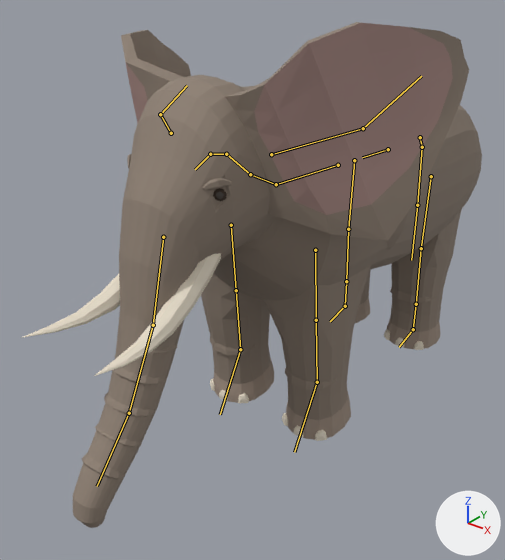
Two versions of the glTF model creatures/experiments/boxmodel/abc/t7x/zoo/elephant/stage4/elephant.glb, one commit apart.
Camera for both pictures: a 50 mm camera at (2.95, -4.28, 3.57) aimed at (-0.15, -0.4, 1.17). The lights are fixed; the arrows at lower right show +X, +Y and +Z. The older version comes first. Both versions are drawn at frame 10 of the action 'attack'; the numbers are the values there. The bones that change, and the others that lie on the model, are drawn over the model as lines.

Objects in the first picture: 'body', 'piece_brow', 'piece_eye', 'piece_fold_knee', 'piece_fold_trunk', 'piece_nails', 'piece_tusk_L', 'piece_tusk_R' and 1 more.
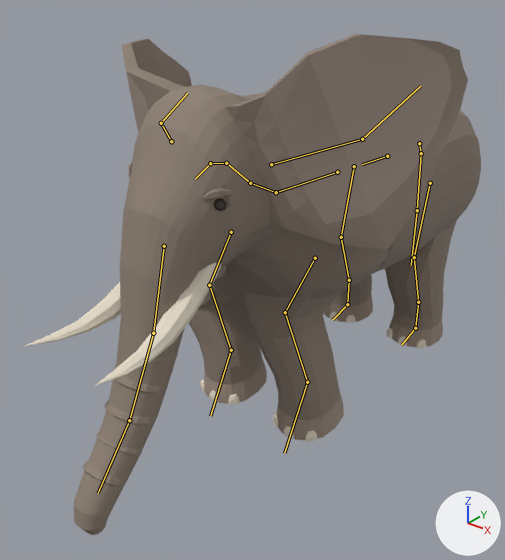
Boxes [x1, y1, x2, y2] around the edits, measured in the pictures (505 x 560 px):
```json
{"object": "body", "change": "posed", "before": [73, 22, 482, 528], "after": [74, 34, 481, 535]}
{"object": "piece_tusk_L", "change": "posed", "before": [94, 253, 221, 376], "after": [95, 262, 221, 386]}
{"object": "piece_fold_trunk", "change": "posed", "before": [82, 344, 177, 479], "after": [83, 352, 178, 486]}
{"object": "piece_tusk_R", "change": "posed", "before": [21, 274, 120, 338], "after": [23, 282, 121, 347]}
{"object": "piece_nails", "change": "posed", "before": [210, 329, 424, 441], "after": [200, 311, 426, 442]}
{"object": "piece_fold_knee", "change": "no longer drawn", "before": [210, 287, 435, 390]}
{"object": "piece_brow", "change": "posed", "before": [127, 154, 232, 191], "after": [128, 163, 233, 201]}
{"object": "piece_lip", "change": "now drawn", "after": [215, 265, 226, 280], "on screen": "mostly hidden"}
{"bone": "hips", "before": "(388, 149) to (362, 157)", "after": "(387, 156) to (362, 164)"}
{"bone": "upperarm.L", "before": "(315, 250) to (316, 320)", "after": "(315, 258) to (285, 312)"}
{"bone": "forearm.L", "before": "(316, 320) to (317, 382)", "after": "(285, 312) to (307, 382)"}
{"bone": "hand.L", "before": "(317, 382) to (294, 452)", "after": "(307, 382) to (284, 453)"}
{"bone": "upperarm.R", "before": "(231, 225) to (236, 290)", "after": "(231, 232) to (209, 285)"}
{"bone": "forearm.R", "before": "(236, 290) to (240, 349)", "after": "(209, 285) to (231, 350)"}
{"bone": "hand.R", "before": "(240, 349) to (220, 414)", "after": "(231, 350) to (210, 416)"}
{"bone": "thigh.L", "before": "(431, 176) to (421, 248)", "after": "(430, 183) to (414, 257)"}
{"bone": "shin.L", "before": "(421, 248) to (416, 304)", "after": "(414, 257) to (418, 302)"}
{"bone": "foot.L", "before": "(416, 304) to (413, 329)", "after": "(418, 302) to (415, 328)"}
{"bone": "thigh.R", "before": "(354, 160) to (348, 229)", "after": "(354, 166) to (341, 237)"}
{"bone": "shin.R", "before": "(348, 229) to (346, 281)", "after": "(341, 237) to (349, 280)"}
{"bone": "foot.R", "before": "(346, 281) to (345, 306)", "after": "(349, 280) to (347, 304)"}
```

The change, as JSON lines over the scene's bpy script:
```json
{"block": "bone_hips", "where": "bone_hips = bpy.data.objects['rig'].pose.bones['hips']"}
{"op": "set", "path": "bone_hips.location", "old": "(0.0, 0.06, 0.0)", "new": "(0.0, 0.056, -0.061)"}
{"block": "bone_upperarm_l", "where": "bone_upperarm_l = bpy.data.objects['rig'].pose.bones['upperarm.L']  # child of 'chest'"}
{"op": "set", "path": "bone_upperarm_l.rotation_quaternion", "old": "(0.998, -0.07, 0.0, 0.0)", "new": "(0.975, -0.03, -0.009, -0.22)", "note": "degrees (-8, 0, 0) -> degrees (-3, -2, -25)"}
{"block": "bone_forearm_l", "where": "bone_forearm_l = bpy.data.objects['rig'].pose.bones['forearm.L']  # child of 'upperarm.L'"}
{"op": "set", "path": "bone_forearm_l.rotation_quaternion", "old": "(1.0, 0.0, 0.0, 0.0)", "new": "(0.914, 0.002, 0.0, 0.405)", "note": "degrees (0, 0, 0) -> degrees (0, 0, 48)"}
{"block": "bone_hand_l", "where": "bone_hand_l = bpy.data.objects['rig'].pose.bones['hand.L']  # child of 'forearm.L'"}
{"op": "set", "path": "bone_hand_l.rotation_quaternion", "old": "(1.0, 0.0, 0.0, 0.0)", "new": "(0.98, -0.04, -0.099, -0.167)", "note": "degrees (0, 0, 0) -> degrees (-3, -12, -19)"}
{"block": "bone_upperarm_r", "where": "bone_upperarm_r = bpy.data.objects['rig'].pose.bones['upperarm.R']  # child of 'chest'"}
{"op": "set", "path": "bone_upperarm_r.rotation_quaternion", "old": "(0.998, -0.07, 0.0, 0.0)", "new": "(0.977, -0.03, -0.009, -0.212)", "note": "degrees (-8, 0, 0) -> degrees (-3, -2, -24)"}
{"block": "bone_forearm_r", "where": "bone_forearm_r = bpy.data.objects['rig'].pose.bones['forearm.R']  # child of 'upperarm.R'"}
{"op": "set", "path": "bone_forearm_r.rotation_quaternion", "old": "(1.0, 0.0, 0.0, 0.0)", "new": "(0.92, 0.002, 0.0, 0.392)", "note": "degrees (0, 0, 0) -> degrees (0, 0, 46)"}
{"block": "bone_hand_r", "where": "bone_hand_r = bpy.data.objects['rig'].pose.bones['hand.R']  # child of 'forearm.R'"}
{"op": "set", "path": "bone_hand_r.rotation_quaternion", "old": "(1.0, 0.0, 0.0, 0.0)", "new": "(0.981, -0.04, -0.096, -0.162)", "note": "degrees (0, 0, 0) -> degrees (-3, -12, -19)"}
{"block": "bone_thigh_l", "where": "bone_thigh_l = bpy.data.objects['rig'].pose.bones['thigh.L']  # child of 'hips'"}
{"op": "set", "path": "bone_thigh_l.rotation_quaternion", "old": "(1.0, 0.0, 0.0, 0.0)", "new": "(0.995, 0.098, 0.0, 0.0)", "note": "degrees (0, 0, 0) -> degrees (11, 0, 0)"}
{"block": "bone_shin_l", "where": "bone_shin_l = bpy.data.objects['rig'].pose.bones['shin.L']  # child of 'thigh.L'"}
{"op": "set", "path": "bone_shin_l.rotation_quaternion", "old": "(1.0, 0.0, 0.0, 0.0)", "new": "(0.967, -0.254, 0.0, 0.0)", "note": "degrees (0, 0, 0) -> degrees (-29, 0, 0)"}
{"block": "bone_foot_l", "where": "bone_foot_l = bpy.data.objects['rig'].pose.bones['foot.L']  # child of 'shin.L'"}
{"op": "set", "path": "bone_foot_l.rotation_quaternion", "old": "(1.0, 0.0, 0.0, 0.0)", "new": "(0.987, 0.158, 0.0, 0.0)", "note": "degrees (0, 0, 0) -> degrees (18, 0, 0)"}
{"block": "bone_thigh_r", "where": "bone_thigh_r = bpy.data.objects['rig'].pose.bones['thigh.R']  # child of 'hips'"}
{"op": "set", "path": "bone_thigh_r.rotation_quaternion", "old": "(1.0, 0.0, 0.0, 0.0)", "new": "(0.995, 0.098, 0.0, 0.0)", "note": "degrees (0, 0, 0) -> degrees (11, 0, 0)"}
{"block": "bone_shin_r", "where": "bone_shin_r = bpy.data.objects['rig'].pose.bones['shin.R']  # child of 'thigh.R'"}
{"op": "set", "path": "bone_shin_r.rotation_quaternion", "old": "(1.0, 0.0, 0.0, 0.0)", "new": "(0.967, -0.254, 0.0, 0.0)", "note": "degrees (0, 0, 0) -> degrees (-29, 0, 0)"}
{"block": "bone_foot_r", "where": "bone_foot_r = bpy.data.objects['rig'].pose.bones['foot.R']  # child of 'shin.R'"}
{"op": "set", "path": "bone_foot_r.rotation_quaternion", "old": "(1.0, 0.0, 0.0, 0.0)", "new": "(0.987, 0.158, 0.0, 0.0)", "note": "degrees (0, 0, 0) -> degrees (18, 0, 0)"}
```
